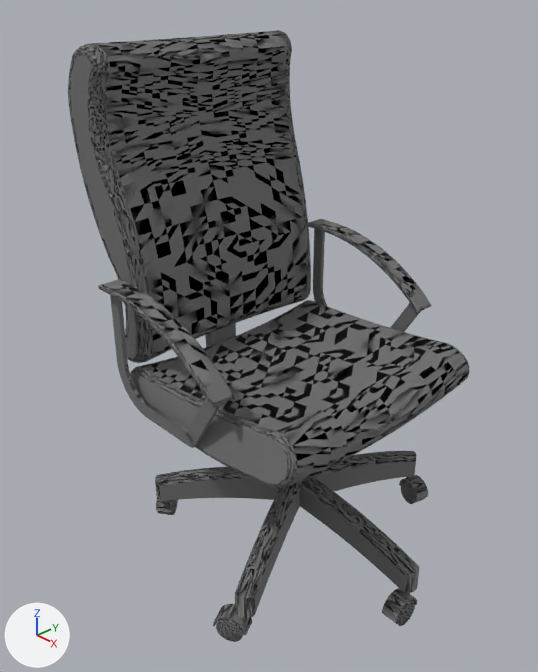
Two versions of the Blender file inputs/shape_samples/office_chair/archive/model_modified.blend, one commit apart.
Before and after are seen from a 50 mm camera at (0.67, -0.676, 0.45) aimed at (-0.018, -0.029, -0.013). Lighting does not change. The marker at lower left points along +X, +Y and +Z.

Before the edit, the objects in view are built like this:
```python
ob_mesh11_003_mesh11_geometry = bpy.data.objects.new('mesh11.003_mesh11-geometry', me_mesh11_003_mesh11_geometry)
ob_mesh11_003_mesh11_geometry.location = (0.0, 0.0, 0.0)
ob_mesh11_003_mesh11_geometry.rotation_euler = (1.571, 0.0, 0.0)  # degrees (90, 0, 0)
ob_mesh27_003_mesh27_geometry = bpy.data.objects.new('mesh27.003_mesh27-geometry', me_mesh27_003_mesh27_geometry)
ob_mesh27_003_mesh27_geometry.location = (0.0, 0.0, 0.0)
ob_mesh27_003_mesh27_geometry.rotation_euler = (1.571, 0.0, 0.0)  # degrees (90, 0, 0)
ob_mesh2_003_mesh2_geometry = bpy.data.objects.new('mesh2.003_mesh2-geometry', me_mesh2_003_mesh2_geometry)
ob_mesh2_003_mesh2_geometry.location = (0.0, 0.0, 0.0)
ob_mesh2_003_mesh2_geometry.rotation_euler = (1.571, 0.0, 0.0)  # degrees (90, 0, 0)
ob_mesh32_015_mesh32_geometry = bpy.data.objects.new('mesh32.015_mesh32-geometry', me_mesh32_015_mesh32_geometry)
ob_mesh32_015_mesh32_geometry.location = (0.0, 0.0, 0.0)
ob_mesh32_015_mesh32_geometry.rotation_euler = (1.571, 0.0, 0.0)  # degrees (90, 0, 0)
```
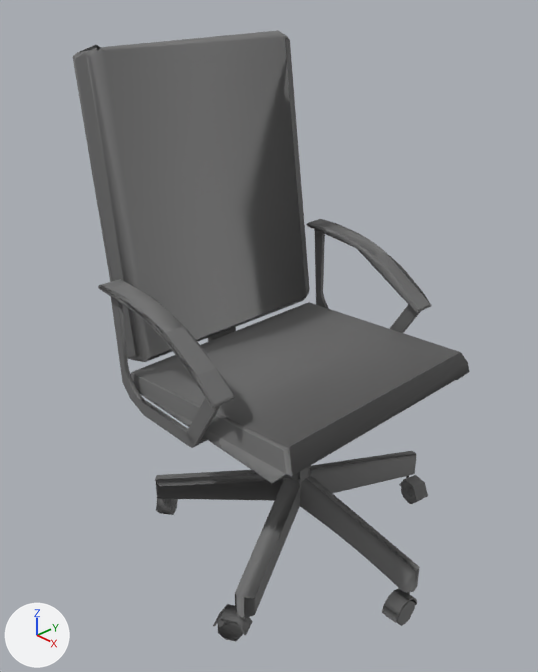
Edits to the bpy script that builds the scene:
```text
Change ob_mesh32_015_mesh32_geometry:
    add _m = ob_mesh32_015_mesh32_geometry.modifiers.new('Decimate', 'DECIMATE')
    add _m.decimate_type = 'DISSOLVE'
    add _m.angle_limit = 0.646
Change ob_mesh27_003_mesh27_geometry:
    add _m = ob_mesh27_003_mesh27_geometry.modifiers.new('Decimate', 'DECIMATE')
    add _m.decimate_type = 'DISSOLVE'
    add _m.angle_limit = 0.967
Change ob_mesh11_003_mesh11_geometry:
    add _m = ob_mesh11_003_mesh11_geometry.modifiers.new('Decimate', 'DECIMATE')
    add _m.decimate_type = 'DISSOLVE'
    add _m.angle_limit = 0.967
Change ob_mesh2_003_mesh2_geometry:
    add _m = ob_mesh2_003_mesh2_geometry.modifiers.new('Decimate', 'DECIMATE')
    add _m.decimate_type = 'DISSOLVE'
    add _m.angle_limit = 0.358
```

Where the change shows, as pixel boxes [x1, y1, x2, y2] in the pictures (538 x 672 px):
'mesh27.003_mesh27-geometry', modifiers changed: before [68, 30, 311, 363]; after [73, 30, 310, 362]
'mesh11.003_mesh11-geometry', modifiers changed: before [130, 300, 470, 488]; after [130, 302, 470, 483]
'mesh32.015_mesh32-geometry', modifiers changed: before [155, 323, 428, 642]; after [155, 327, 428, 641]
'mesh2.003_mesh2-geometry', modifiers changed: [98, 219, 432, 448] in both
